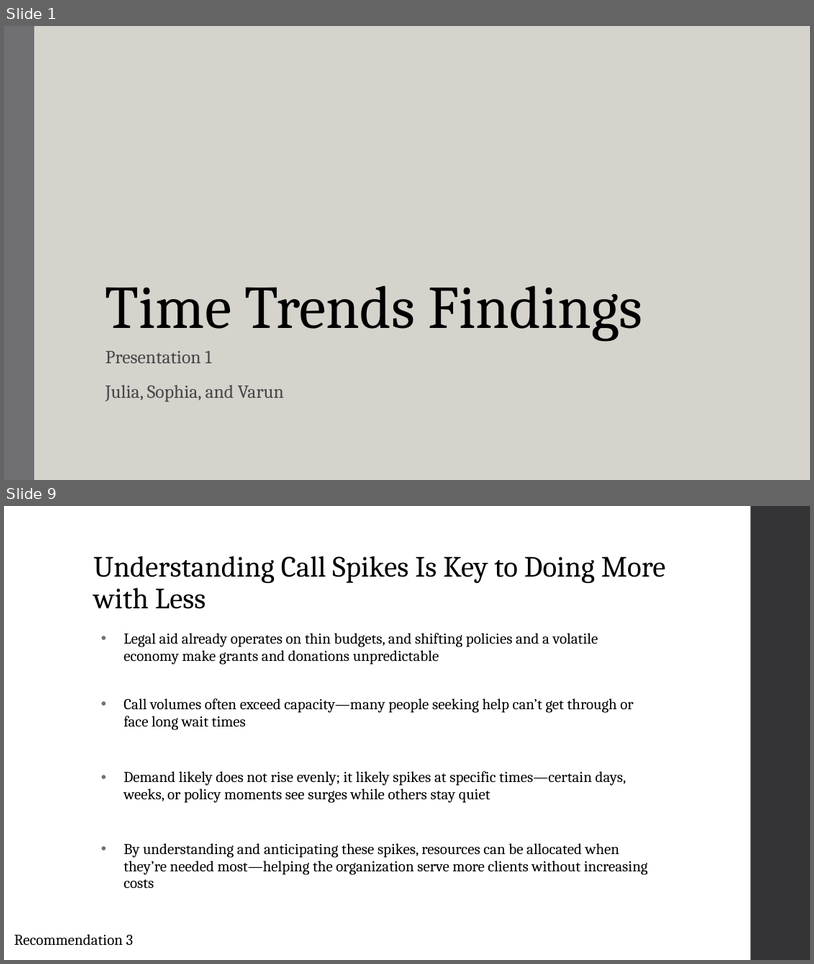
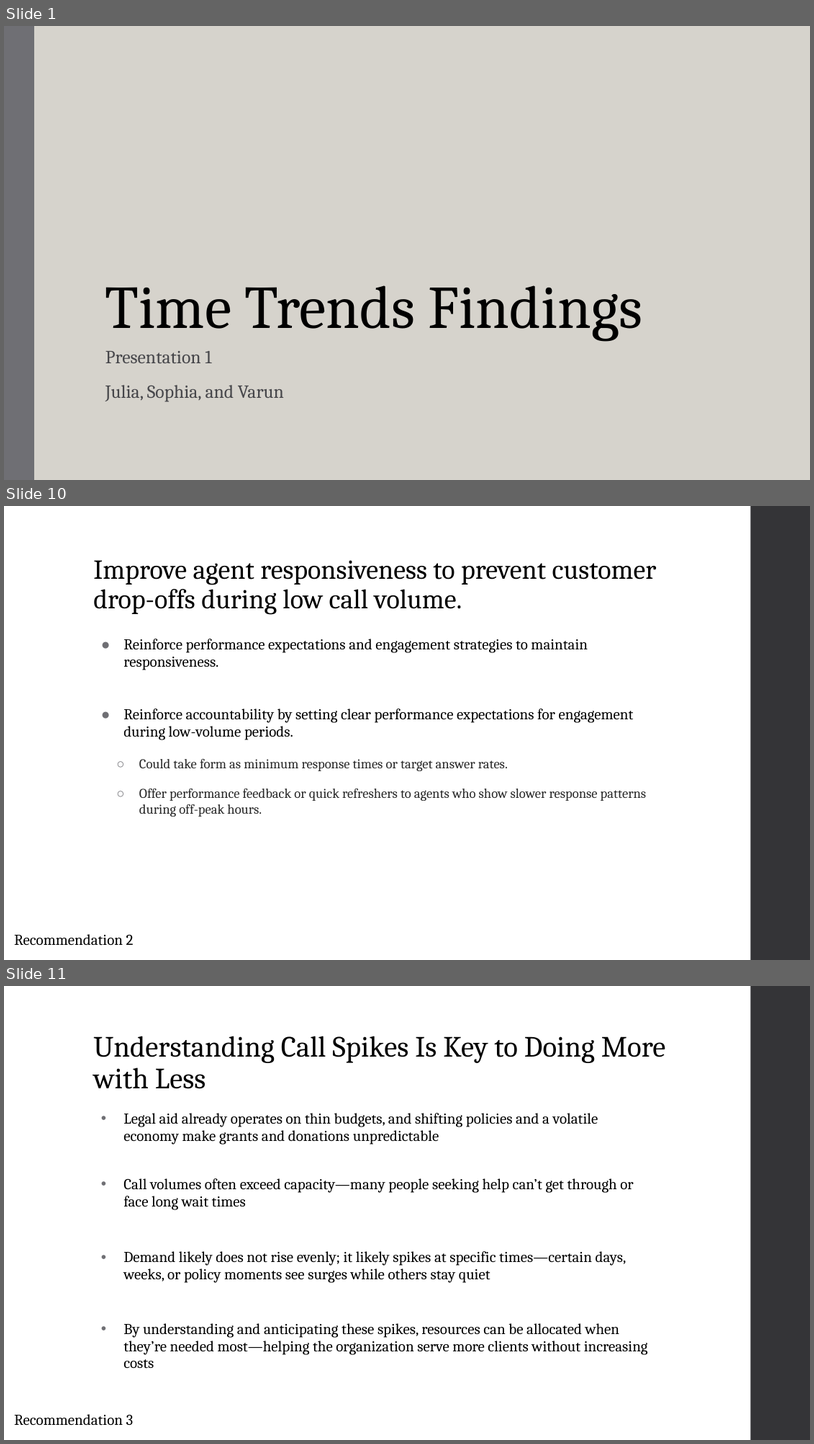
Before and after one commit to arvindkrishna87/STAT390_LegalAid_Fall2025, a slide deck: Presentations/Dashboard/TimeTrendsPresentation1_8Oct_Group1.pptx. Shown one above the other, each under a label of ours: slides 1 and 9 before the commit, slides 1, 10 and 11 after it; the slides between them are not shown. The pictures are 814x964 and 814x1444 pixels, drawn with LibreOffice and Linux fonts; fonts in the diff are those of the drawing. Boxes give left, top, right and bottom in pixels: in the first picture for what was removed or moved away, otherwise in the second. Text is boxed around its words. In the diff, an @@ line names an element or a change of style, - is before the commit and + after.

```diff
--- a/Presentations/Dashboard/TimeTrendsPresentation1_8Oct_Group1.pptx
+++ b/Presentations/Dashboard/TimeTrendsPresentation1_8Oct_Group1.pptx
@@ slide 10 added at bbox=[4, 506, 810, 960], background #FFFFFF; not listed: 1 template element that a slide beside it also shows @@
@@ title added at bbox=[93, 560, 657, 615], 32.6 pt, text #000000 @@
+Improve agent responsiveness to prevent customer drop-offs during low call volume.
@@ text added at bbox=[124, 638, 588, 670], 18 pt, text #000000 @@
+● Reinforce performance expectations and engagement strategies to maintain responsiveness.
@@ text added at bbox=[124, 708, 634, 740], 18 pt, text #000000 @@
+● Reinforce accountability by setting clear performance expectations for engagement during low-volume periods.
@@ text added at bbox=[139, 759, 508, 771], 16 pt, text #262626 @@
+  ○ Could take form as minimum response times or target answer rates.
@@ text added at bbox=[139, 788, 647, 816], 16 pt, text #262626 @@
+  ○ Offer performance feedback or quick refreshers to agents who show slower response patterns during off-peak hours.
@@ text added at bbox=[14, 934, 134, 945], 18 pt, text #000000 @@
+Recommendation 2
@@ what was slide 9 is now slide 11 @@
```
Also in this commit, not shown: 8 slides changed, 5 other slides added, 7 slides removed.
